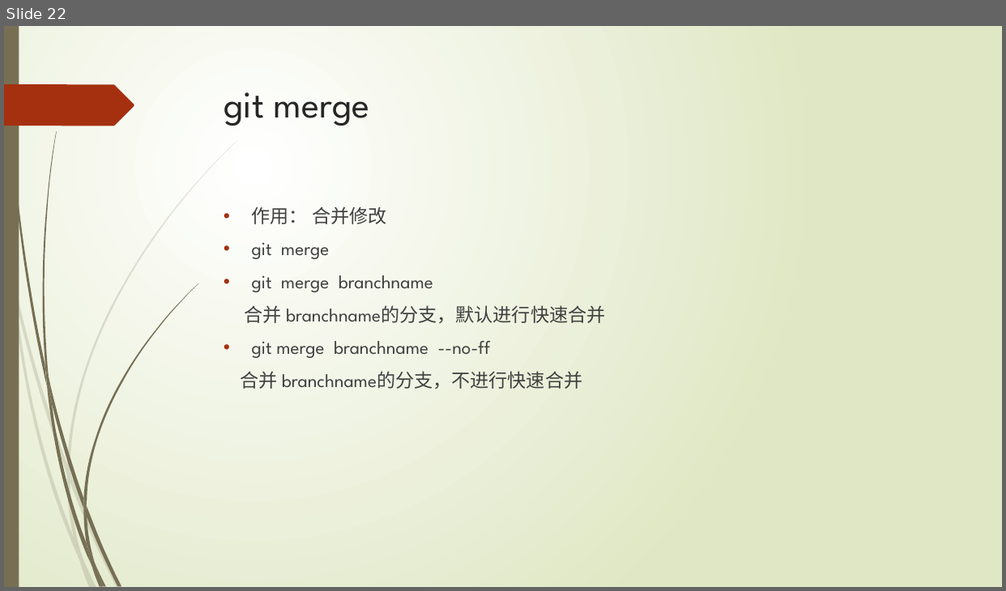
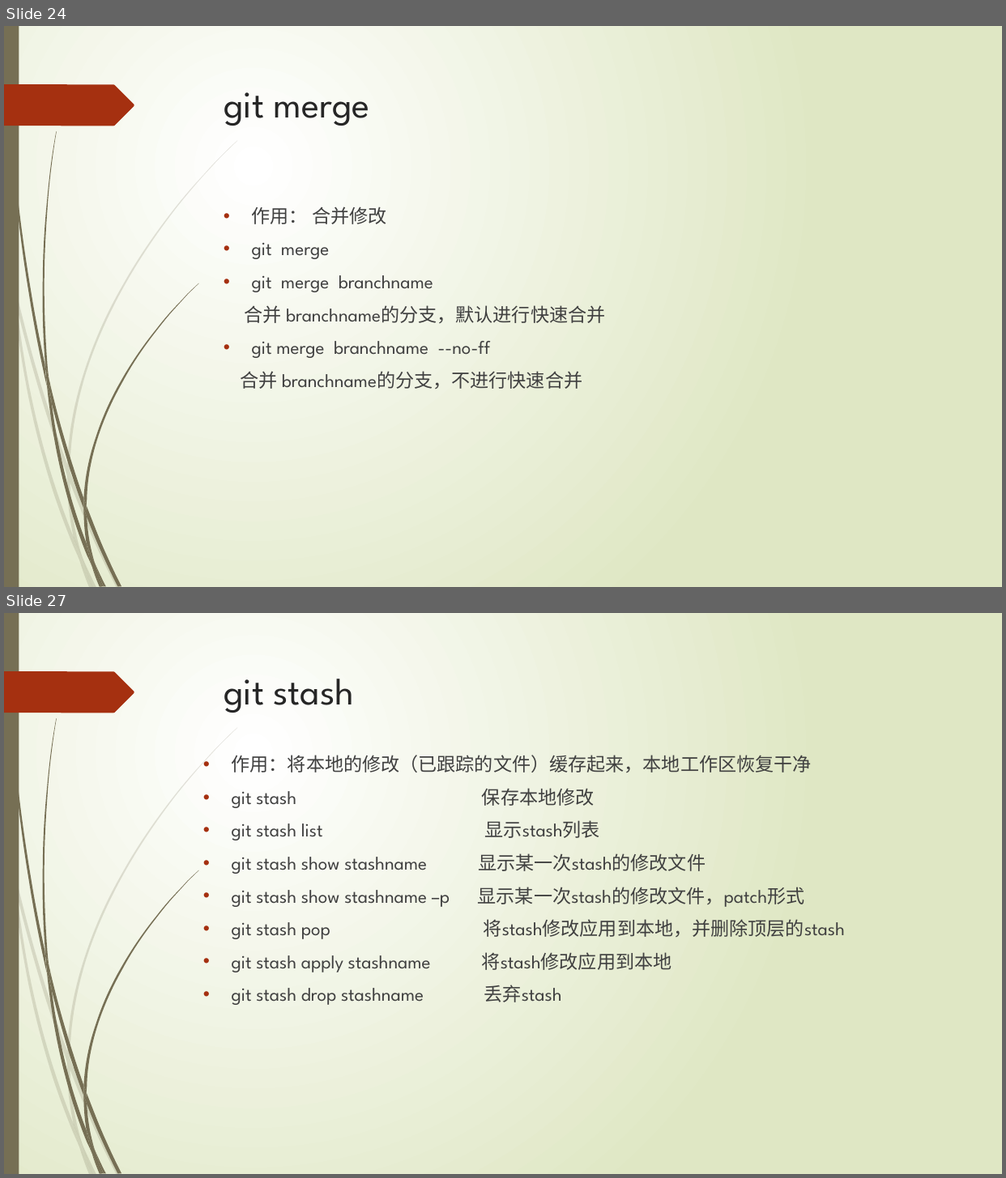
Before and after one commit to watercolor/gitppt, a slide deck: Git.pptx. Shown one above the other, each under a label of ours: slide 22 before the commit, slides 24 and 27 after it; the slides between them are not shown. The pictures are 1006x591 and 1006x1178 pixels, drawn with LibreOffice and Linux fonts; fonts in the diff are those of the drawing. Boxes give left, top, right and bottom in pixels: in the first picture for what was removed or moved away, otherwise in the second. Text is boxed around its words. In the diff, an @@ line names an element or a change of style, - is before the commit and + after.

```diff
--- a/Git.pptx
+++ b/Git.pptx
@@ slide 27 added at [4, 613, 1002, 1174], background gradient #FFFFFF to #DFE8C4; not listed: 24 template elements that a slide beside it also shows @@
@@ title added at [224, 679, 355, 713], 36 pt, text #262626 @@
+git stash
@@ text added at [232, 755, 845, 1005], 18 pt, text #404040 @@
+• 作用：将本地的修改（已跟踪的文件）缓存起来，本地工作区恢复干净
+• git stash 保存本地修改
+• git stash list 显示stash列表
+• git stash show stashname 显示某一次stash的修改文件
+• git stash show stashname –p 显示某一次stash的修改文件，patch形式
+• git stash pop 将stash修改应用到本地，并删除顶层的stash
+• git stash apply stashname 将stash修改应用到本地
+• git stash drop stashname 丢弃stash
@@ what was slide 22 is now slide 24 @@
```
Also in this commit, not shown: 6 slides changed, 5 other slides added.
